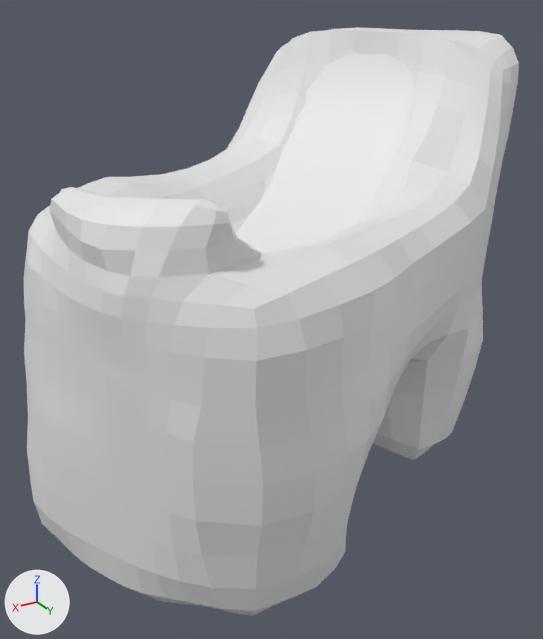
A saved change to the FBX model Capstone-Game/Assets/Resources/Models/Ramps/Rock Arch Ramp.fbx.
Rendered twice from a 50 mm lens placed at (-90.9, -87.8, 40.2), pointed at (-107.1, -114.8, 26.7). Lighting does not change. The marker at lower left points along +X, +Y and +Z. Where no turn or scale is listed for an object, it has been applied to the vertices.

Script lines for the objects in view, before the commit:
```python
me_cube = bpy.data.meshes.new('Cube')
me_cube.from_pydata(...)  # 4610 vertices, 4608 faces; spans x -10.6..8.0, y -7.4..6.1, z -0.3..8.3
me_cube_004 = bpy.data.meshes.new('Cube.004')
me_cube_004.from_pydata(...)  # 1128 vertices, 1103 faces; spans x -13.1..12.4, y -9.6..10.0, z -11.0..10.1
me_cube_004.materials.append(mat_default_obj_023)  # white #e7e7e7
me_cube_035 = bpy.data.meshes.new('Cube.035')
me_cube_035.from_pydata(...)  # 88 vertices, 59 faces; spans x -13.0..6.6, y -8.1..3.6, z 1.5..10.0
me_cube_035.materials.append(mat_default_obj_023)  # white #e7e7e7
ob_rock_arch = bpy.data.objects.new('Rock Arch', me_cube_004)
ob_rock_arch.location = (-108.03, -114.94, 28.68)
ob_rock_arch_climb = bpy.data.objects.new('Rock Arch Climb', me_cube_035)
ob_rock_arch_climb.location = (-108.03, -114.94, 28.68)
ob_rock_arch_ramp = bpy.data.objects.new('Rock Arch Ramp', me_cube)
ob_rock_arch_ramp.location = (-105.39, -113.08, 30.06)
```
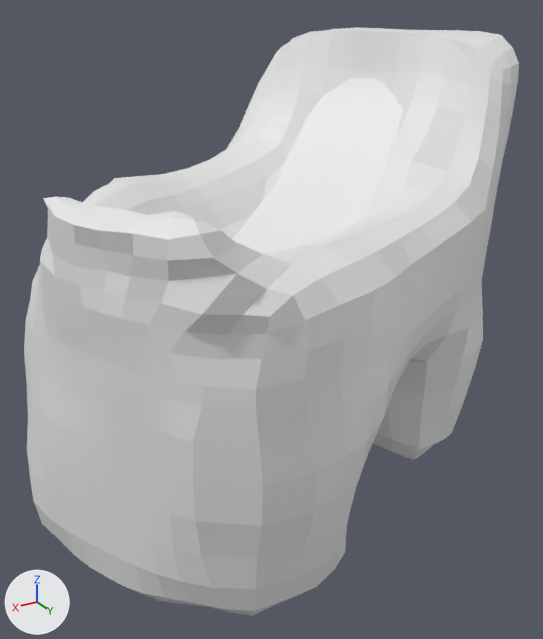
Commit message: Added Vines to Beach Rock

Where the newer file only moved an object's origin or applied its transform, the numbers keep the older frame.

Diff of the bpy script that builds the scene:
```diff
--- a/Capstone-Game/Assets/Resources/Models/Ramps/Rock Arch Ramp.fbx.py
+++ b/Capstone-Game/Assets/Resources/Models/Ramps/Rock Arch Ramp.fbx.py
@@ me_cube @@
 me_cube.from_pydata(...)  # 4610 vertices, 4608 faces; spans x -10.6..8.0, y -7.4..6.1, z -0.3..8.3
 # used by ob_rock_arch_ramp; location = (-105.39, -113.08, 30.06)
+# me_cube part 7: the whole mesh is multiplied about its middle by the matrix ((1.051, 0.019, -0.004), (0.019, 1.025, -0.002), (-0.004, -0.002, 1.0)), then moved by (-0.1, 0.5, -0.1)
@@ me_cube_004 @@
 # used by ob_rock_arch; location = (-108.03, -114.94, 28.68)
-me_cube_004.from_pydata(...)  # 1128 vertices, 1103 faces; spans x -13.1..12.4, y -9.6..10.0, z -11.0..10.1
+me_cube_004.from_pydata(...)  # 1203 vertices, 1140 faces; spans x -13.1..12.4, y -9.6..10.0, z -11.0..10.1
+# me_cube_004 part 1: a new loose piece of 19 vertices spanning x -10.4..-7.9, y -0.1..3.6, z 5.7..9.9, in mat_default_obj_023 (white #e7e7e7)
+# me_cube_004 part 2: a new loose piece of 18 vertices spanning x -5.3..-0.7, y -8.1..-5.1, z 4.4..9.8, in mat_default_obj_023 (white #e7e7e7)
+# me_cube_004 part 3
+# 5 vertices in x 1.6..11.4, y -2.4..7.7, z 1.3..4.8 move by (0.0, 0.0, -0.1)
+# 3 vertices in x 10.8..11.5, y 2.6..5.2, z 1.8..2.6 move by (0.1, 0.0, -0.1)
+# 3 vertices in x 5.5..9.9, y 3.1..9.8, z 1.6..3.9 move by (0.0, 0.1, 0.0)
+# 3 vertices in x 10.1..10.8, y 3.9..5.9, z 5.3 move by (0.4, 0.4, 0.0)
+# 119 vertices move from x 3.8..11.7, y -4.1..9.7, z 1.0..6.1 to x 3.8..11.7, y -3.8..9.8, z 1.1..5.9
+# 24 vertices are added at x 0.4..6.6, y -3.9..0.4, z 1.5..4.6
+# 10 new faces join them
 me_cube_004.materials.append(mat_default_obj_023)
@@ me_cube_035 @@
 # used by ob_rock_arch_climb; location = (-108.03, -114.94, 28.68)
-me_cube_035.from_pydata(...)  # 88 vertices, 59 faces; spans x -13.0..6.6, y -8.1..3.6, z 1.5..10.0
+me_cube_035.from_pydata(...)  # 45 vertices, 22 faces; spans x -12.5..5.2, y -6.9..3.2, z 1.5..10.0
+# me_cube_035 part 4: 18 vertices removed from x -4.9..2.0, y -8.1..-1.5, z 2.0..9.5
+# me_cube_035 part 5: 12 vertices removed from x -9.8..-7.9, y 0.4..3.6, z 6.0..9.8
+# me_cube_035 part 6: 6 vertices removed from x 5.3..6.6, y -1.3..0.4, z 1.5..4.7
 me_cube_035.materials.append(mat_default_obj_023)
```

Where the change shows, as pixel boxes (x1, y1, x2, y2) in the pictures (543 x 639 px):
'Rock Arch', reshaped: before (23, 28, 508, 616); after (24, 28, 511, 616)
'Rock Arch Ramp', reshaped: before (235, 52, 416, 253); after (232, 78, 403, 254)
part 1 of me_cube_004, added: after (451, 35, 511, 139)
part 2 of me_cube_004, added: after (229, 39, 292, 147)
part 3 of me_cube_004, built on: before (23, 177, 344, 390); after (26, 168, 344, 389)
part 4 of me_cube_035, deleted: before (181, 39, 292, 232)
part 5 of me_cube_035, deleted: before (451, 35, 511, 139)
part 6 of me_cube_035, deleted: before (131, 183, 175, 199)
